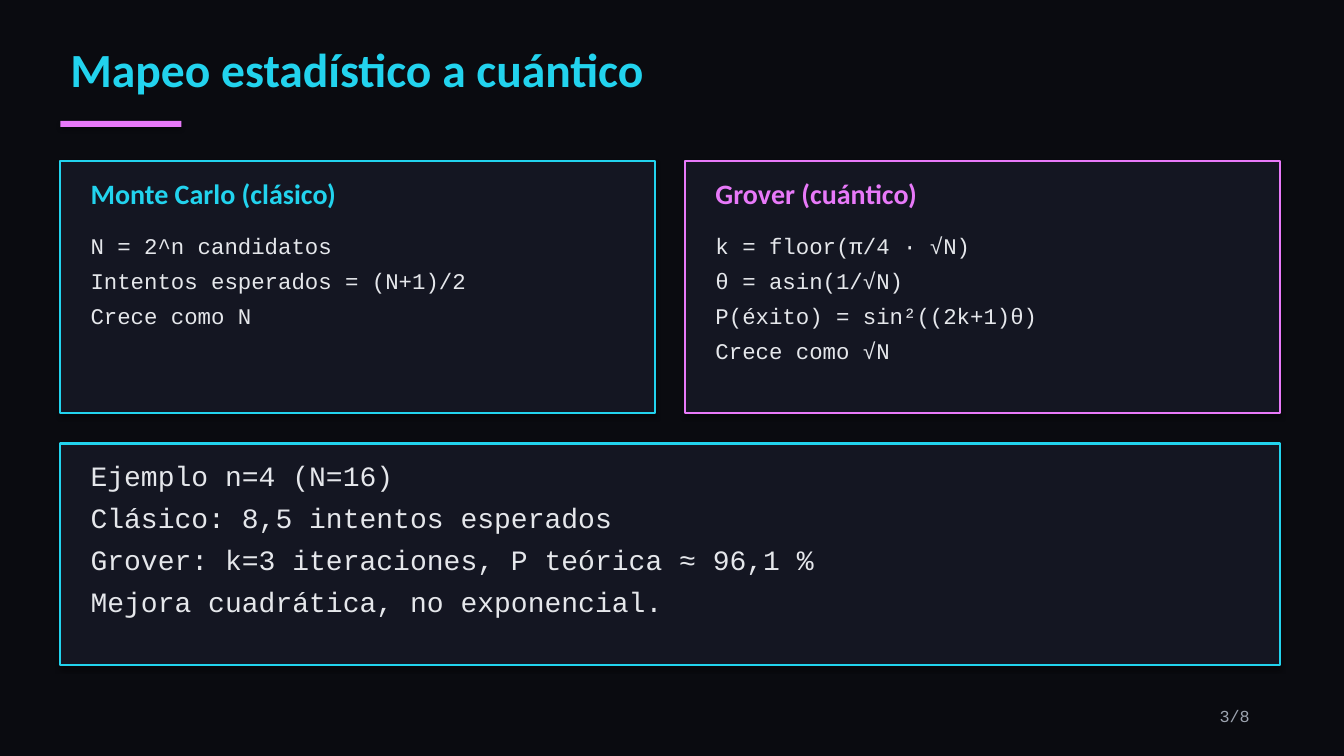
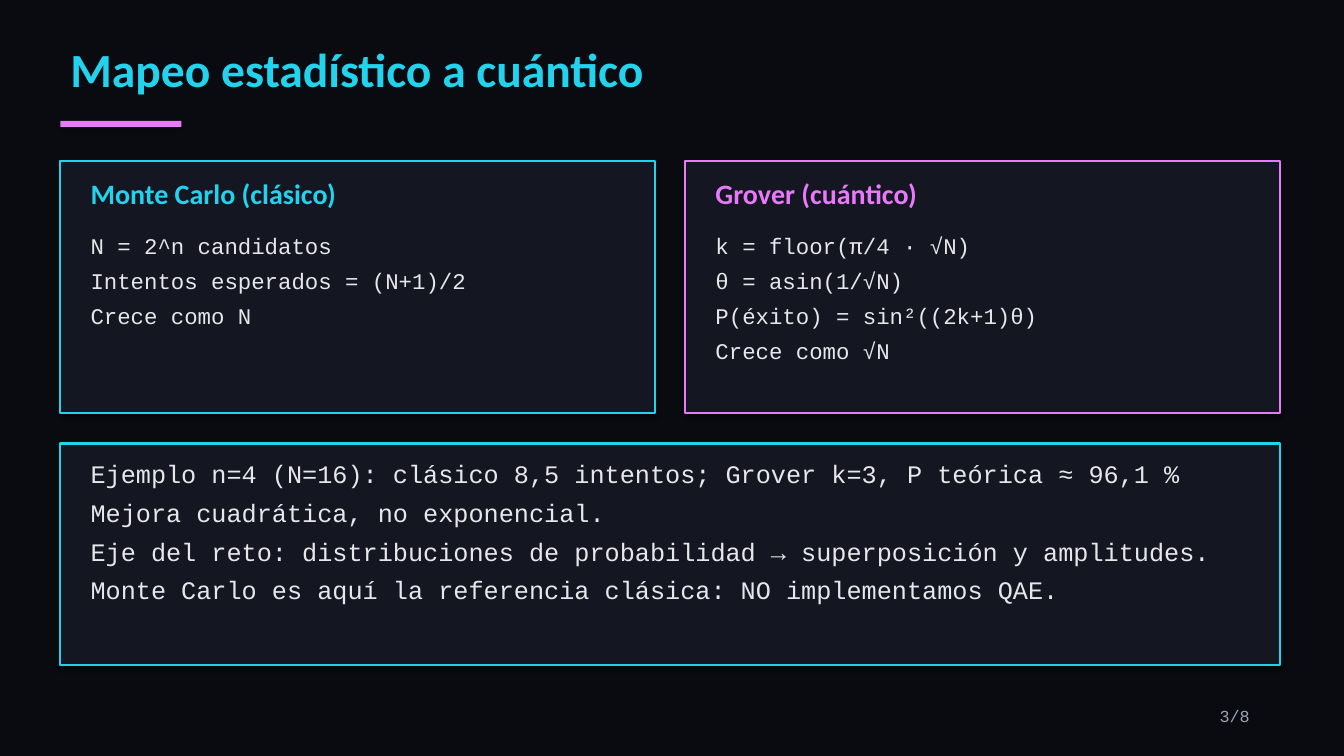
Before and after one commit to LeonardoShande/QubitGuard, a slide deck: slide 3 of pitch/QubitGuard_pitch.pptx. Drawn at 1344x756 pixels with LibreOffice and Linux fonts; fonts in the diff are those of the drawing. Boxes give left, top, right and bottom in pixels: in the first picture for what was removed or moved away, otherwise in the second. Text is boxed around its words. In the diff, an @@ line names an element or a change of style, - is before the commit and + after.

Commit message:
docs: README completo (problema, uso, librerías y funciones, arquitectura, hardware IBM, CasaOS, resultados, referencias) y pitch actualizado

```diff
--- a/pitch/QubitGuard_pitch.pptx
+++ b/pitch/QubitGuard_pitch.pptx
@@ text at (91, 465, 1149, 489): text changed; size 20 to 18 pt @@
-Ejemplo n=4 (N=16)
-Clásico: 8,5 intentos esperados
-Grover: k=3 iteraciones, P teórica ≈ 96,1 %
+Ejemplo n=4 (N=16): clásico 8,5 intentos; Grover k=3, P teórica ≈ 96,1 %
@@ text at (91, 503, 604, 528): size 20 to 18 pt in "Mejora cuadrática, no exponencial." @@
@@ text at (91, 542, 1209, 605): paragraphs added @@
+Eje del reto: distribuciones de probabilidad → superposición y amplitudes.
+Monte Carlo es aquí la referencia clásica: NO implementamos QAE.
```
Also in this commit, not shown: 5 other slides changed, 1 slide added, 1 slide removed, 6 other files.
